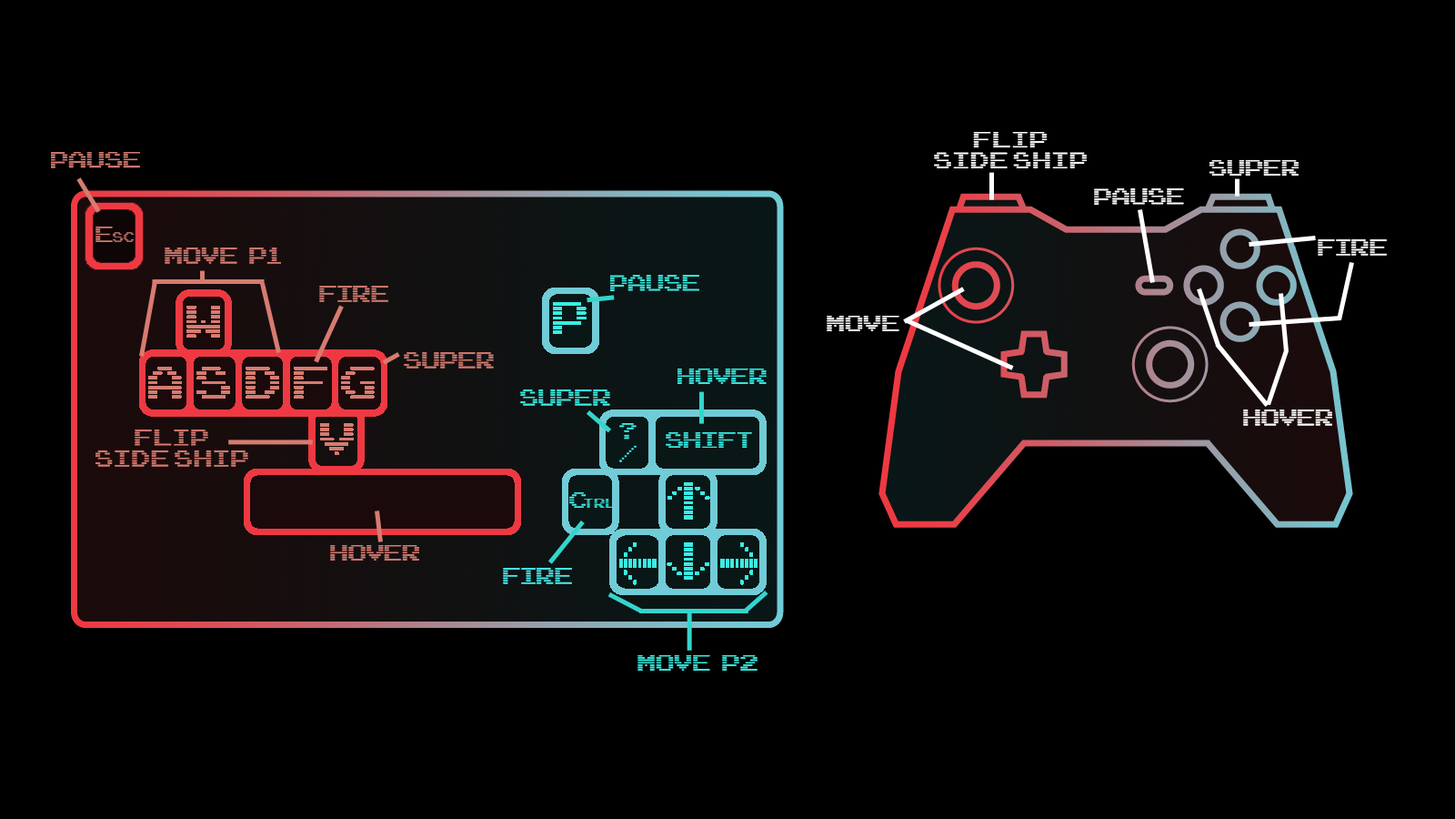
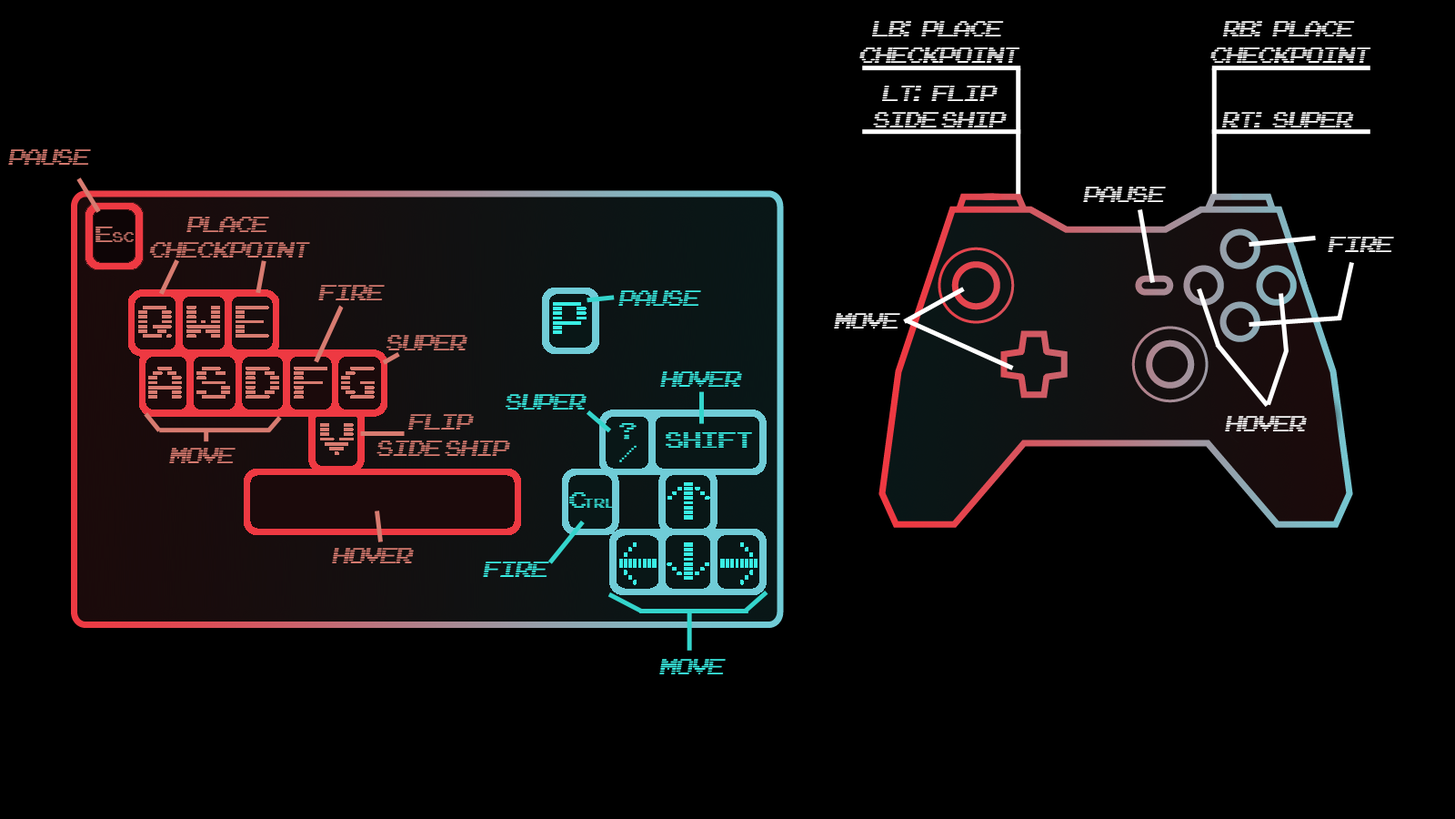
Comparing the layer stacks of the two 1455px x 819px images. Changes:
added group "P2" with 5 layers above "P1" over [482, 290, 743, 675]
added layer "HOVER" (1st of 3, in "P2") in group "P2" over [660, 371, 743, 387]
added layer "SUPER" (1st of 2, in "P2") in group "P2" over [504, 393, 587, 410]
added layer "PAUSE" (1st of 3, in "P2") in group "P2" over [618, 290, 702, 306]
added group "P1" with 13 layers above "Fire copy 2" over [8, 149, 511, 564]
added layer "FLIP SIDE SHIP" in group "P1" over [376, 413, 511, 456]
added layer "HOVER" (2nd of 3, in "P1") in group "P1" over [331, 547, 414, 564]
added layer "SUPER" (2nd of 2, in "P1") in group "P1" over [385, 334, 468, 351]
added layer "Shape 4" in group "P1" over [159, 415, 282, 433]
added layer "PLACE CHECKPOINT" in group "P1" over [149, 216, 311, 258]
added layer "PAUSE" (2nd of 3, in "P1") in group "P1" over [8, 149, 91, 165]
hid "Fire copy 2" over [502, 566, 574, 584]
added group "GAMEPAD" with 10 layers above "Layer 3" over [834, 20, 1395, 432]
added layer "Shape 2 copy 2" in group "GAMEPAD" over [1211, 65, 1371, 195]
added layer "Shape 2 copy" in group "GAMEPAD" over [862, 65, 1022, 195]
added layer "RB: PLACE CHECKPOINT" in group "GAMEPAD" over [1210, 20, 1372, 63]
added layer "LB: PLACE CHECKPOINT" in group "GAMEPAD" over [859, 20, 1021, 63]
added layer "LT: FLIP SIDE SHIP" in group "GAMEPAD" over [873, 85, 1007, 128]
added layer "HOVER" (3rd of 3, in "GAMEPAD") in group "GAMEPAD" over [1225, 415, 1308, 432]
added layer "PAUSE" (3rd of 3, in "GAMEPAD") in group "GAMEPAD" over [1083, 186, 1167, 202]
added layer "RT: SUPER" in group "GAMEPAD" over [1221, 111, 1355, 128]
added layer "Layer 1" above "Layer 0 copy 3" over [128, 289, 280, 357]
added layer "Layer 0 copy 3" above "Layer 0" over [8, 20, 1395, 675]
painted on "Layer 0" over [30, 149, 124, 169]
…and 15 more changes (13 added, 2 visibility)
